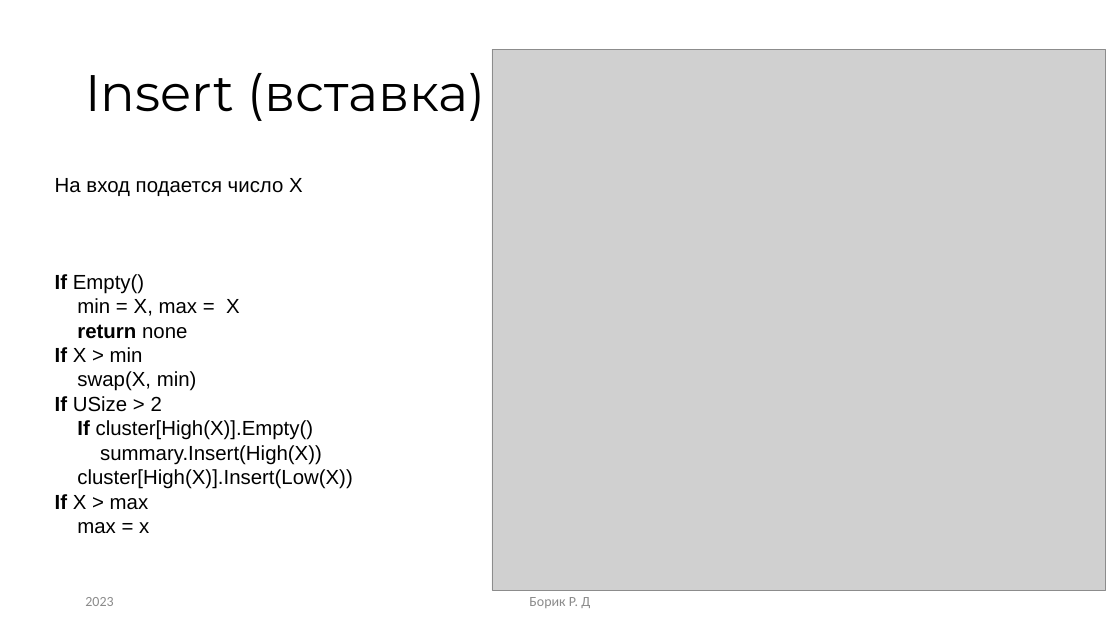
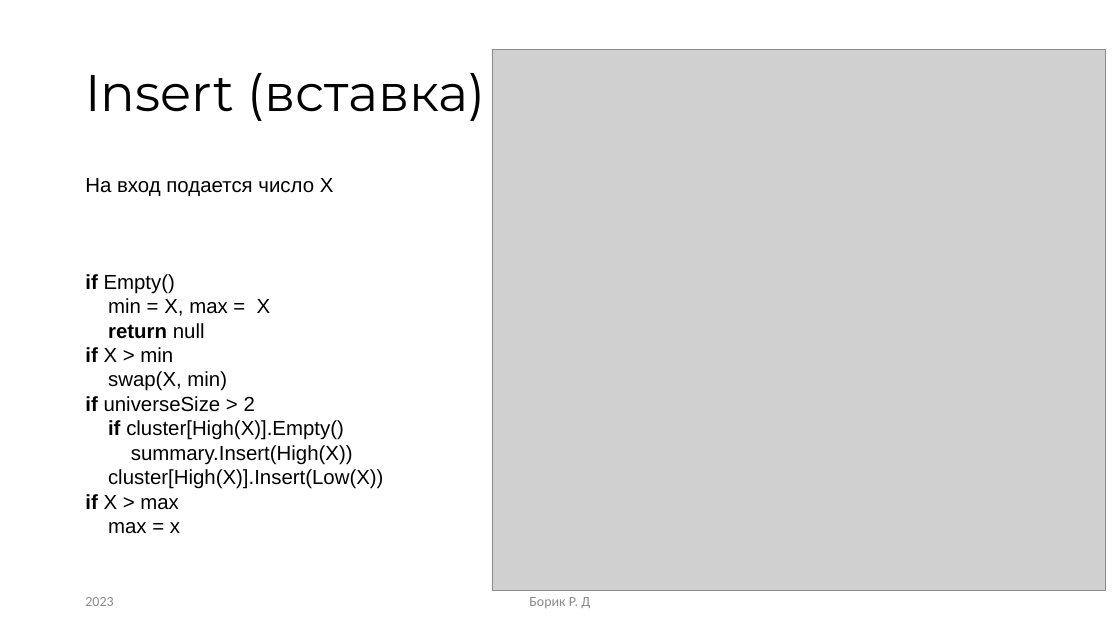
Before and after one commit to RandomServant/Van-Emde-Boas-tree, a slide deck: slide 9 of Presentation van Emde Boas tree.pptx. Drawn at 1120x630 pixels with LibreOffice and Linux fonts; fonts in the diff are those of the drawing; grey boxes stand for pictures. Boxes give left, top, right and bottom in pixels: in the first picture for what was removed or moved away, otherwise in the second. Text is boxed around its words. In the diff, an @@ line names an element or a change of style, - is before the commit and + after.

```diff
--- a/Presentation van Emde Boas tree.pptx
+++ b/Presentation van Emde Boas tree.pptx
@@ text "На вход подается число Х": place and size @@
-text "На вход подается число Х" at bbox=[55, 178, 352, 534]
+text "На вход подается число Х" at bbox=[85, 178, 383, 534]
@@ text at bbox=[85, 274, 383, 534]: text changed @@
-If Empty()
-min = Х, max = X
-return none
-If X > min
-swap(X, min)
-If USize > 2
-If cluster[High(X)].Empty()
-summary.Insert(High(X))
-cluster[High(X)].Insert(Low(X))
-If X > max
-max = x
+if Empty()
+min = Х, max = X
+return null
+if X > min
+swap(X, min)
+if universeSize > 2
+if cluster[High(X)].Empty()
+summary.Insert(High(X))
+cluster[High(X)].Insert(Low(X))
+if X > max
+max = x
```
Also in this commit, not shown: 3 other slides changed, 9 other files.
